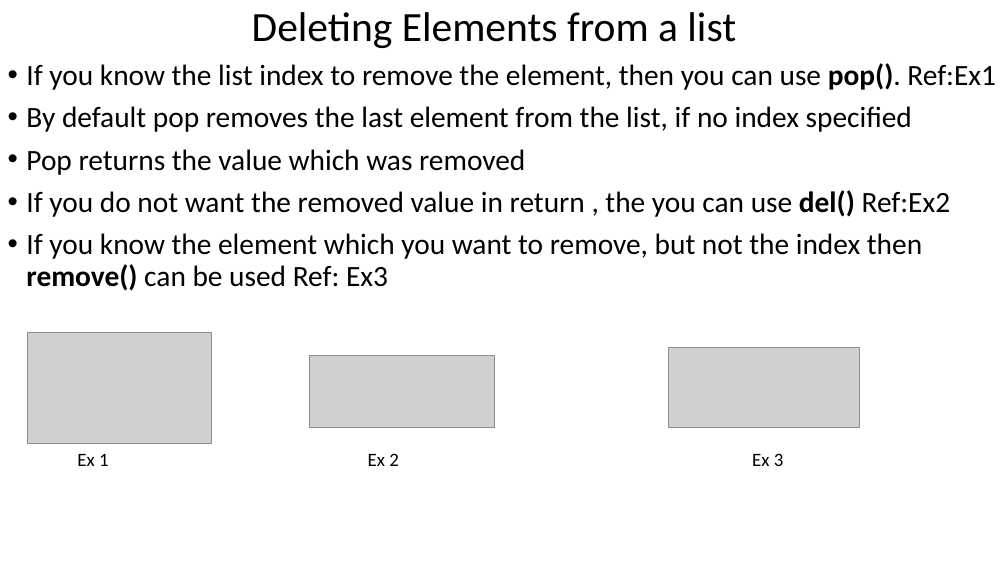
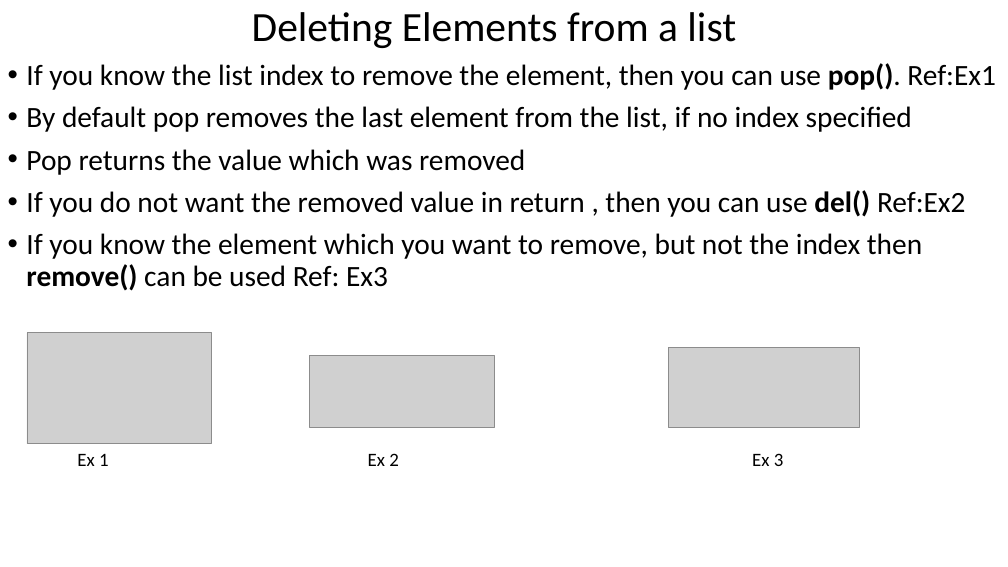
Before and after one commit to sanghvip/Python-Lecture, a slide deck: slide 5 of Lecture 6.pptx. Drawn at 1008x567 pixels with LibreOffice and Linux fonts; fonts in the diff are those of the drawing; grey boxes stand for pictures. Boxes give left, top, right and bottom in pixels: in the first picture for what was removed or moved away, otherwise in the second. Text is boxed around its words. In the diff, an @@ line names an element or a change of style, - is before the commit and + after.

```diff
--- a/Lecture 6.pptx
+++ b/Lecture 6.pptx
@@ text at (x1=26, y1=190, x2=966, y2=217): text changed @@
-• If you do not want the removed value in return , the you can use del() Ref:Ex2
+• If you do not want the removed value in return , then you can use del() Ref:Ex2
```
Also in this commit, not shown: 1 other slide changed.
